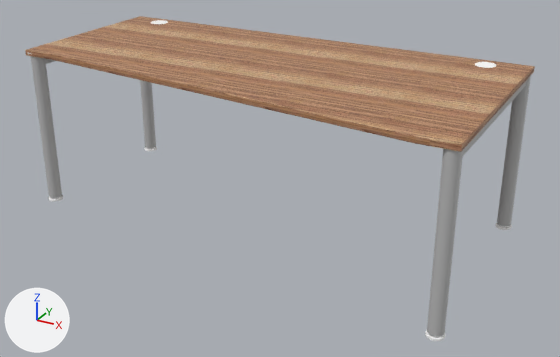
Renders of the FBX model Assets/Meshes/Simply/obiekty/simply_table_form_6right_200x100_FINAL.fbx from each side of a commit.
Camera for both pictures: a camera (50 mm lens) standing at (2.57, -3.18, 1.56) and looking at (1.1, -0.51, 0.23). Arrows for +X, +Y and +Z are at lower left; the lights stay in place. Where no turn or scale is listed for an object, it has been applied to the vertices.

Names of what the first picture shows: 'drewno_mesh', 'metal_mesh', 'plastik_mesh'.
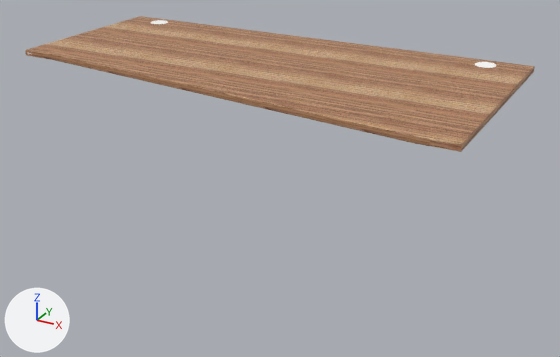
Location of each change, (x1, y1, x2, y2) in pixels of the pictures (560 x 357 px):
'metal_mesh', deleted: before (31, 56, 531, 336)
'plastik_mesh', deleted: before (48, 147, 512, 341)

Diff of the bpy script that builds the scene:
```diff
--- a/Assets/Meshes/Simply/obiekty/simply_table_form_6right_200x100_FINAL.fbx.py
+++ b/Assets/Meshes/Simply/obiekty/simply_table_form_6right_200x100_FINAL.fbx.py
@@ ob_plastik_mesh @@
-ob_plastik_mesh = bpy.data.objects.new('plastik_mesh', me_mesh)
-ob_plastik_mesh.location = (0.0, 0.0, 0.0)
@@ ob_metal_mesh @@
-ob_metal_mesh = bpy.data.objects.new('metal_mesh', me_mesh_001)
-ob_metal_mesh.location = (0.0, 0.0, 0.0)
```
